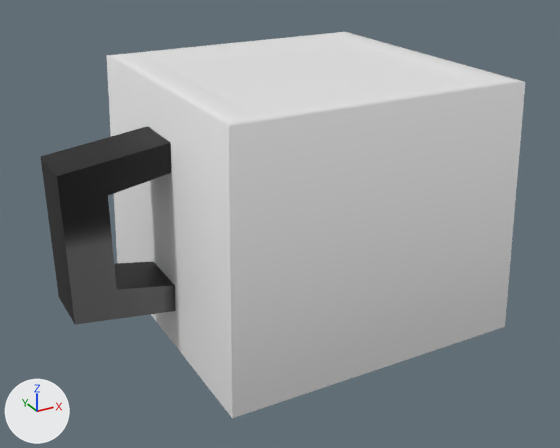
The FBX model Tavern/Assets/Interactables/ItemInteractables/Mug/SM_Mug.fbx: old version first, new version second.
Rendered twice from a camera (50 mm lens) standing at (-0.458, -0.781, 0.503) and looking at (-0.043, -0.027, 0.126). The axes (+X, +Y, +Z) are drawn at lower left. The lights are the same throughout. The first picture is the older version. Where no turn or scale is listed for an object, it has been applied to the vertices.

Script lines for the objects in view, before the commit:
```python
me_cube = bpy.data.meshes.new('Cube')
me_cube.from_pydata(...)  # 32 vertices, 28 faces; spans x -0.301..0.168, y -0.168..0.168, z 0.0..0.304
me_cube.materials.append(mat_material)  # picture img_test_uv_map_png
me_cube_002 = bpy.data.meshes.new('Cube.002')
me_cube_002.from_pydata([(-0.146, -0.146, 0.304), (-0.146, 0.146, 0.304), (0.146, -0.146, 0.304), (0.146, 0.146, 0.304), (-0.13, -0.13, 0.02), (-0.13, 0.13, 0.02), (0.13, 0.13, 0.02), (0.13, -0.13, 0.02)], [], [(2, 7, 6, 3), (6, 7, 4, 5), (1, 5, 4, 0), (0, 4, 7, 2), (3, 6, 5, 1), (0, 2, 3, 1)])
me_cube_003 = bpy.data.meshes.new('Cube.003')
me_cube_003.from_pydata(...)  # 20 vertices, 16 faces; spans x -0.187..0.187, y -0.187..0.187, z 0.0..0.308
ob_sm_mug = bpy.data.objects.new('SM_Mug', me_cube)
ob_sm_mug.location = (0.0, 0.0, 0.0)
ob_sm_mug_liquid = bpy.data.objects.new('SM_Mug_Liquid', me_cube_002)
ob_sm_mug_liquid.location = (0.0, 0.0, 0.0)
ob_sm_mug_overflow = bpy.data.objects.new('SM_Mug_Overflow', me_cube_003)
ob_sm_mug_overflow.location = (0.0, 0.0, 0.0)
```
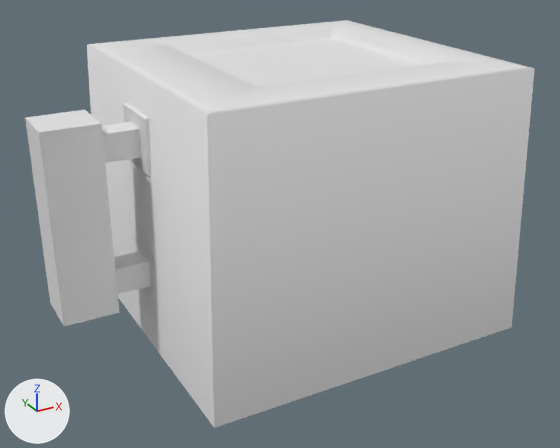
Boxes [x1, y1, x2, y2] around the edits, measured in the pictures (560 x 448 px; the box of a moved part takes in the faces that stretch with it):
'SM_Mug_Overflow', reshaped (7% wider): before [107, 32, 525, 418]; after [87, 20, 535, 428]
'SM_Mug', reshaped, recoloured (13% taller): before [40, 126, 176, 324]; after [25, 103, 155, 326]
'SM_Mug_Liquid', reshaped: before [151, 40, 468, 111]; after [185, 38, 419, 86]
part 3 of me_cube, added: after [25, 110, 119, 326]
part 4 of me_cube, added: after [123, 103, 151, 176]
part 5 of me_cube, added: after [134, 234, 155, 265]
part 6 of me_cube, moved or reshaped: before [40, 126, 176, 324]; after [102, 122, 150, 294]

Diff of the bpy script that builds the scene:
```diff
--- a/Tavern/Assets/Interactables/ItemInteractables/Mug/SM_Mug.fbx.py
+++ b/Tavern/Assets/Interactables/ItemInteractables/Mug/SM_Mug.fbx.py
@@ img_t_mug_bc_png @@
+img_t_mug_bc_png = load_image('T_Mug_BC.png', 'T_Mug_BC.png', 64, 64, 'sRGB')
@@ mat_material_003 @@
+mat_material_003 = principled_material('Material.003')
+mat_material_003.base_color = (0.8, 0.8, 0.8)  # white #e7e7e7
@@ mat_material_002 @@
+mat_material_002 = principled_material('Material.002')
+mat_material_002.texture = img_t_mug_bc_png  # with its transparency
@@ me_cube_002 @@
 # used by ob_sm_mug_liquid; location = (0.0, 0.0, 0.0)
-me_cube_002.from_pydata(...)  # 8 vertices, 6 faces; spans x -0.146..0.146, y -0.146..0.146, z 0.02..0.304
-me_cube_002.vertices[0].co = (-0.146, -0.146, 0.304)
-me_cube_002.vertices[1].co = (-0.146, 0.146, 0.304)
-me_cube_002.vertices[2].co = (0.146, -0.146, 0.304)
-me_cube_002.vertices[3].co = (0.146, 0.146, 0.304)
-me_cube_002.vertices[4].co = (-0.13, -0.13, 0.02)
-me_cube_002.vertices[5].co = (-0.13, 0.13, 0.02)
-me_cube_002.vertices[6].co = (0.13, 0.13, 0.02)
-me_cube_002.vertices[7].co = (0.13, -0.13, 0.02)
+me_cube_002.from_pydata(...)  # 8 vertices, 6 faces; spans x -0.156..0.125, y -0.125..0.125, z 0.031..0.312
+# me_cube_002 part 2
+me_cube_002.vertices[0].co = (-0.156, -0.125, 0.312)
+me_cube_002.vertices[1].co = (-0.156, 0.125, 0.312)
+me_cube_002.vertices[2].co = (0.125, -0.125, 0.312)
+me_cube_002.vertices[3].co = (0.125, 0.125, 0.312)
+me_cube_002.vertices[4].co = (-0.156, -0.125, 0.031)
+me_cube_002.vertices[5].co = (-0.156, 0.125, 0.031)
+me_cube_002.vertices[6].co = (0.125, 0.125, 0.031)
+me_cube_002.vertices[7].co = (0.125, -0.125, 0.031)
@@ me_cube @@
 # used by ob_sm_mug; location = (0.0, 0.0, 0.0)
-me_cube.from_pydata(...)  # 32 vertices, 28 faces; spans x -0.301..0.168, y -0.168..0.168, z 0.0..0.304
-me_cube.materials.append(mat_material)  # picture img_test_uv_map_png
+me_cube.from_pydata(...)  # 76 vertices, 62 faces; spans x -0.312..0.156, y -0.156..0.156, z 0.0..0.312
+# me_cube part 3: a new loose piece, a box spanning x -0.312..-0.25, y -0.03..0.03, z 0.062..0.281, in mat_material_003 (white #e7e7e7)
+# me_cube part 4: a new loose piece, a box spanning x -0.206..-0.144, y -0.034..0.034, z 0.219..0.281, in mat_material_003 (white #e7e7e7)
+# me_cube part 5: a new loose piece, a box spanning x -0.206..-0.144, y -0.034..0.034, z 0.062..0.125, in mat_material_003 (white #e7e7e7)
+# me_cube part 6: 16 vertices removed from x -0.301..-0.117, y -0.035..0.035, z 0.04..0.26; 16 vertices added at x -0.25..-0.125, y -0.016..0.016, z 0.078..0.266
+# other edits to the shape of me_cube do not show in these pictures
+me_cube.materials.append(mat_material_002)  # picture img_t_mug_bc_png
+me_cube.materials.append(mat_material_003)  # white #e7e7e7
@@ me_cube_003 @@
 # used by ob_sm_mug_overflow; location = (0.0, 0.0, 0.0)
-me_cube_003.from_pydata(...)  # 20 vertices, 16 faces; spans x -0.187..0.187, y -0.187..0.187, z 0.0..0.308
+me_cube_003.from_pydata(...)  # 20 vertices, 16 faces; spans x -0.21..0.193, y -0.192..0.192, z 0.0..0.323
+# me_cube_003 part 1: 20 of 20 vertices moved; they spanned x -0.187..0.187, y -0.187..0.187, z 0.0..0.308 and now span x -0.21..0.193, y -0.192..0.192, z 0.0..0.323; mean shift (-0.005, 0.0, 0.009)
```
